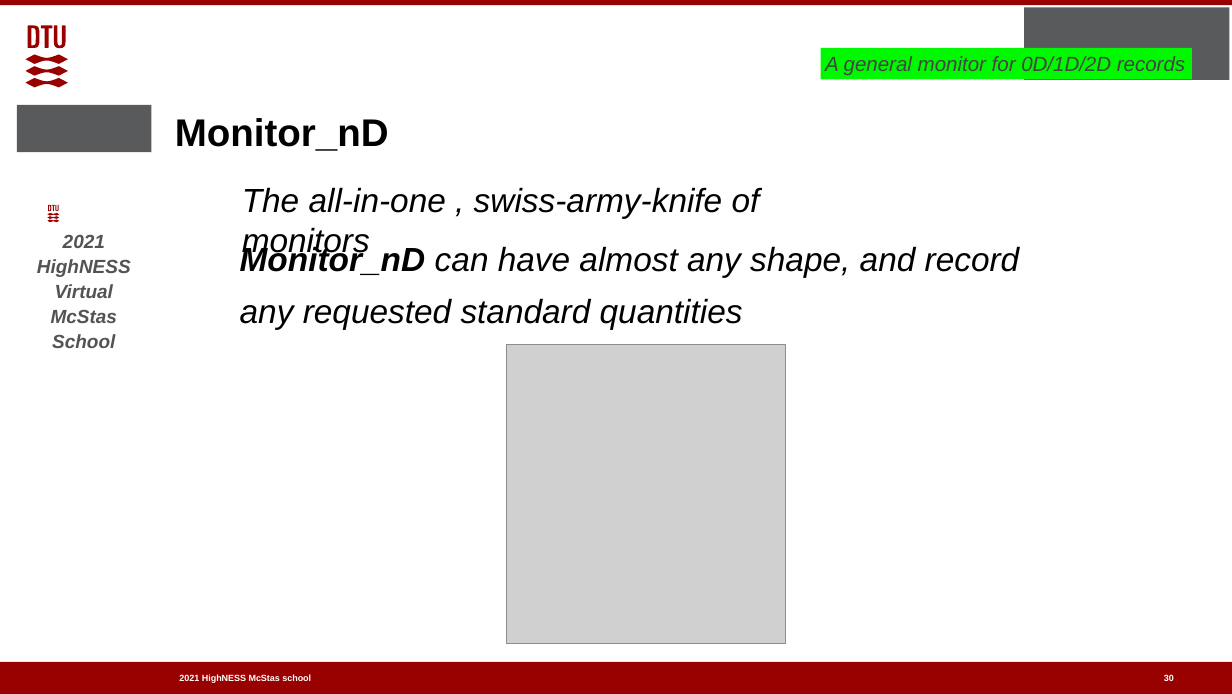
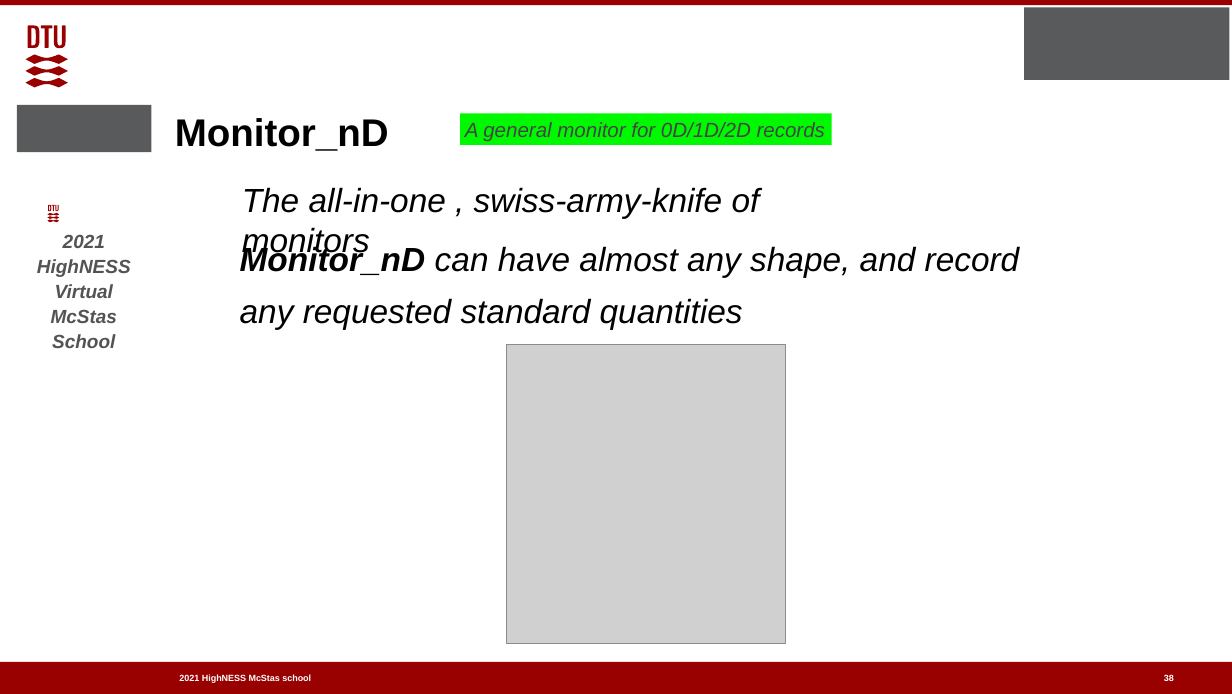
Before and after one commit to McStasMcXtrace/Schools, a slide deck: slide 38 of ESS_May_2021/Wednesday_May_5th/2_Component_basics/2_Sources_and_Monitors_2.pptx (slide 30 before the commit). Drawn at 1232x694 pixels with LibreOffice and Linux fonts; fonts in the diff are those of the drawing; grey boxes stand for pictures; background and template pictures are left out. Boxes give left, top, right and bottom in pixels: in the first picture for what was removed or moved away, otherwise in the second. Text is boxed around its words. In the diff, an @@ line names an element or a change of style, - is before the commit and + after.

Commit message:
new version

```diff
--- a/ESS_May_2021/Wednesday_May_5th/2_Component_basics/2_Sources_and_Monitors_2.pptx
+++ b/ESS_May_2021/Wednesday_May_5th/2_Component_basics/2_Sources_and_Monitors_2.pptx
@@ rectangle "A general monitor for 0D/1D/2D ...": place and size @@
-rectangle "A general monitor for 0D/1D/2D ..." at (820,48,1191,80)
+rectangle "A general monitor for 0D/1D/2D ..." at (461,113,832,144)
```
Also in this commit, not shown: 4 other slides changed, 8 slides added.
